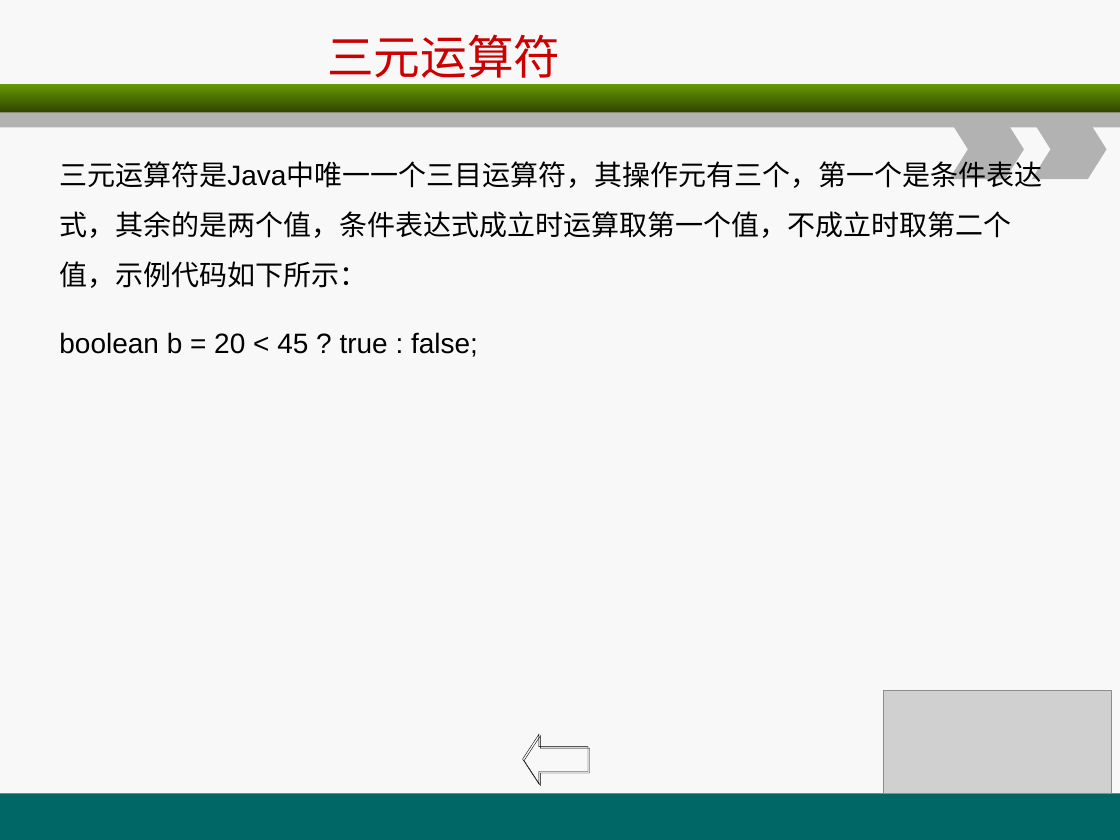
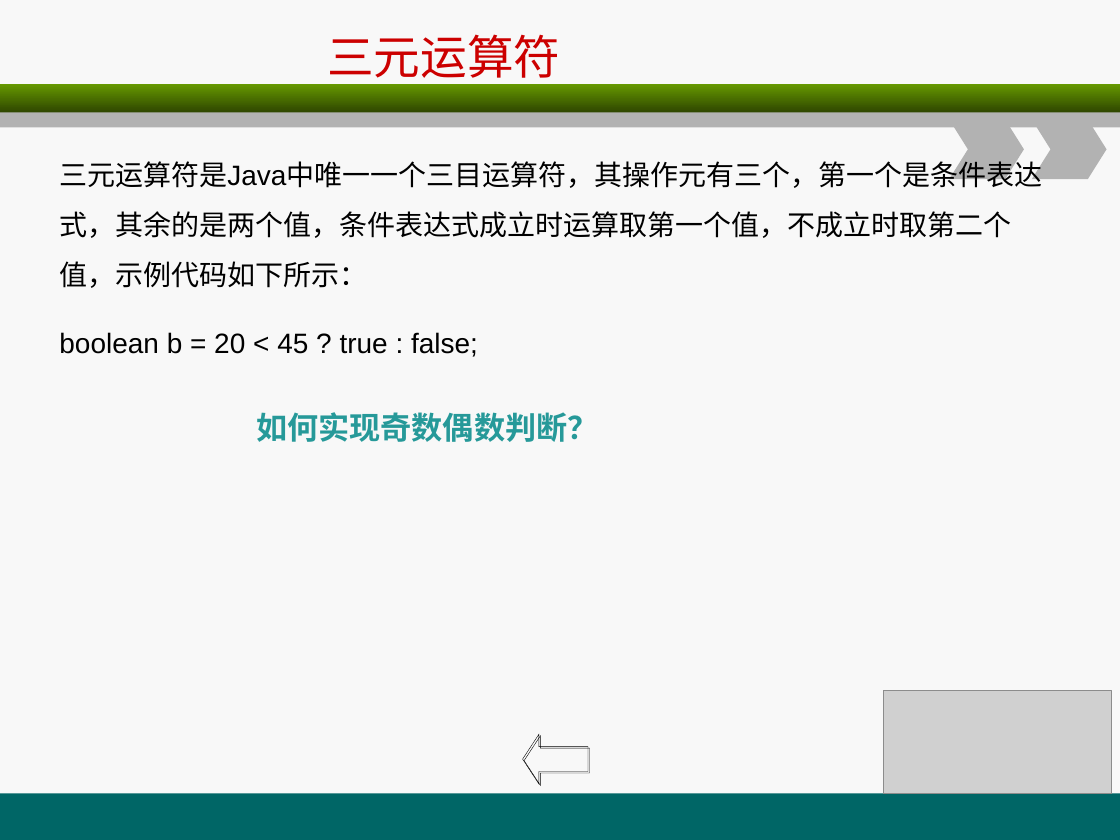
Before and after one commit to christwei/gitDoc, a slide deck: slide 29 of 课件/环宇/java编程基础/A2.ppt. Drawn at 1120x840 pixels with LibreOffice and Linux fonts; fonts in the diff are those of the drawing; grey boxes stand for pictures. Boxes give left, top, right and bottom in pixels: in the first picture for what was removed or moved away, otherwise in the second. Text is boxed around its words. In the diff, an @@ line names an element or a change of style, - is before the commit and + after.

```diff
--- a/课件/环宇/java编程基础/A2.ppt
+++ b/课件/环宇/java编程基础/A2.ppt
@@ text added at (x1=256, y1=412, x2=599, y2=442), 20 pt, text #269999, bold @@
+如何实现奇数偶数判断？
```
Also in this commit, not shown: 5 other files.
